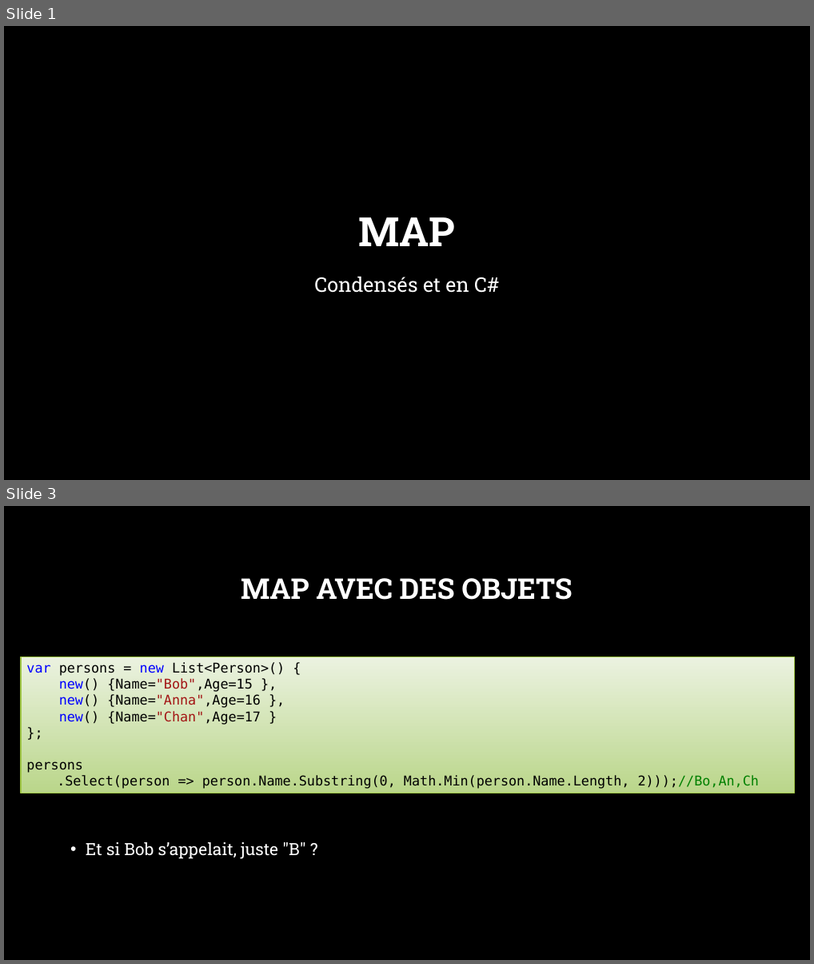
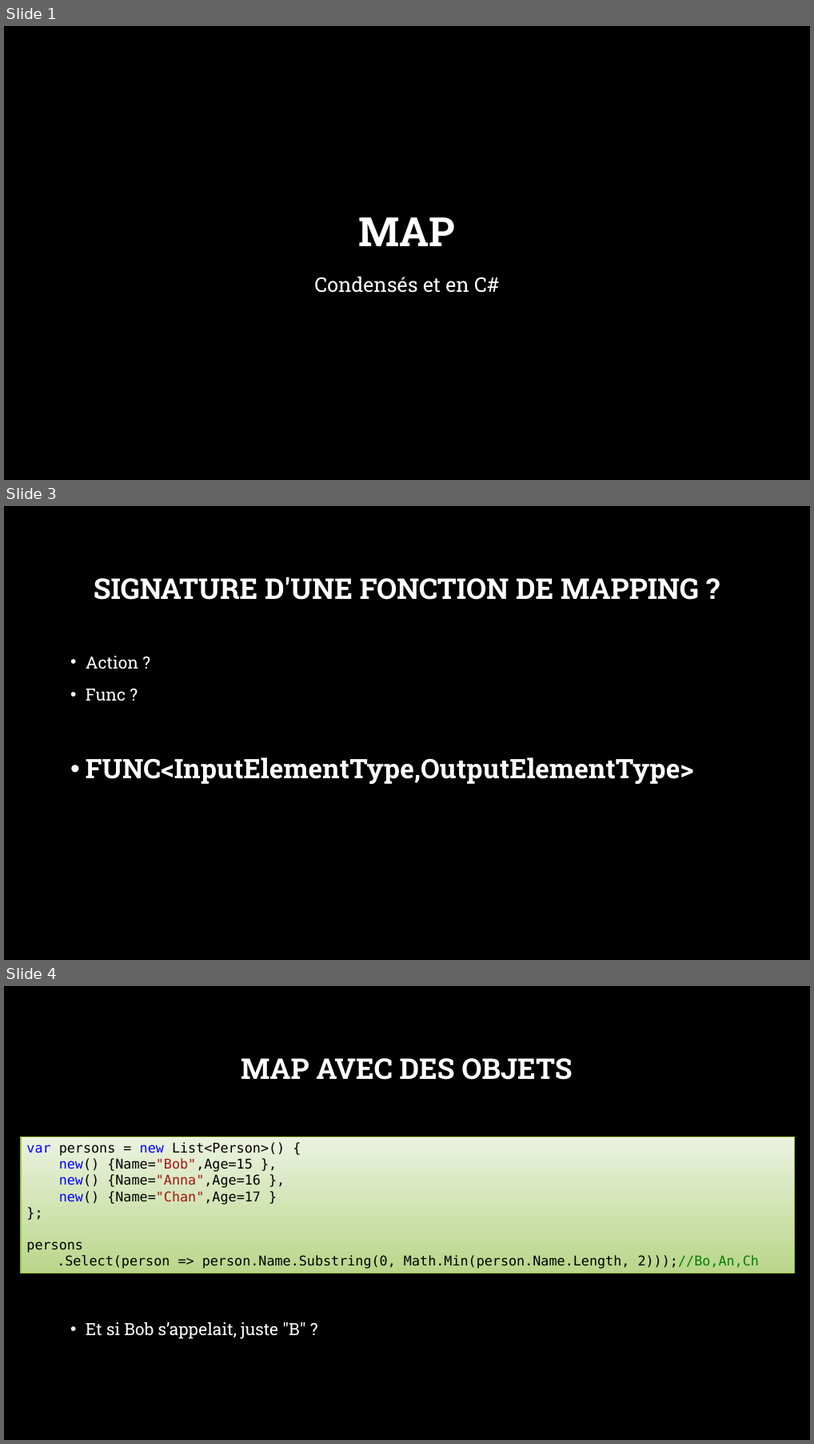
Before and after one commit to po77qxd/323-Programmation_fonctionnelle, a slide deck: supports/source/03-Map.pptx. Shown one above the other, each under a label of ours: slides 1 and 3 before the commit, slides 1, 3 and 4 after it; the slides between them are not shown. The pictures are 814x964 and 814x1444 pixels, drawn with LibreOffice and Linux fonts; fonts in the diff are those of the drawing; background and template pictures are left out. Boxes give left, top, right and bottom in pixels: in the first picture for what was removed or moved away, otherwise in the second. Text is boxed around its words. In the diff, an @@ line names an element or a change of style, - is before the commit and + after.

```diff
--- a/supports/source/03-Map.pptx
+++ b/supports/source/03-Map.pptx
@@ slide 3 added at [4,506,810,960], background picture (left out) @@
@@ title added at [94,576,699,600], 34 pt, text #FFFFFF, bold @@
+SIGNATURE D'UNE FONCTION DE MAPPING ?
@@ text added at [86,656,694,784], 32 pt, text #FFFFFF, bold @@
+• Action ?
+• Func ?
+• FUNC<InputElementType,OutputElementType>
@@ what was slide 3 is now slide 4 @@
```
Also in this commit, not shown: 2 slides changed.
